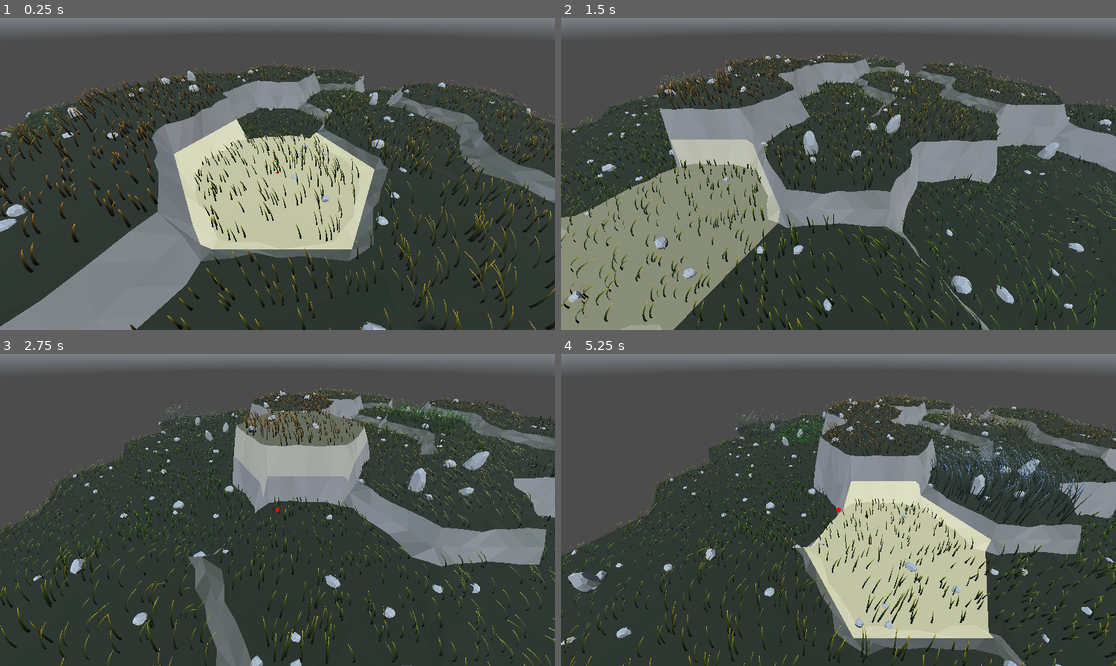
Above: before the commit, frames 1-4 (two rows, left to right).
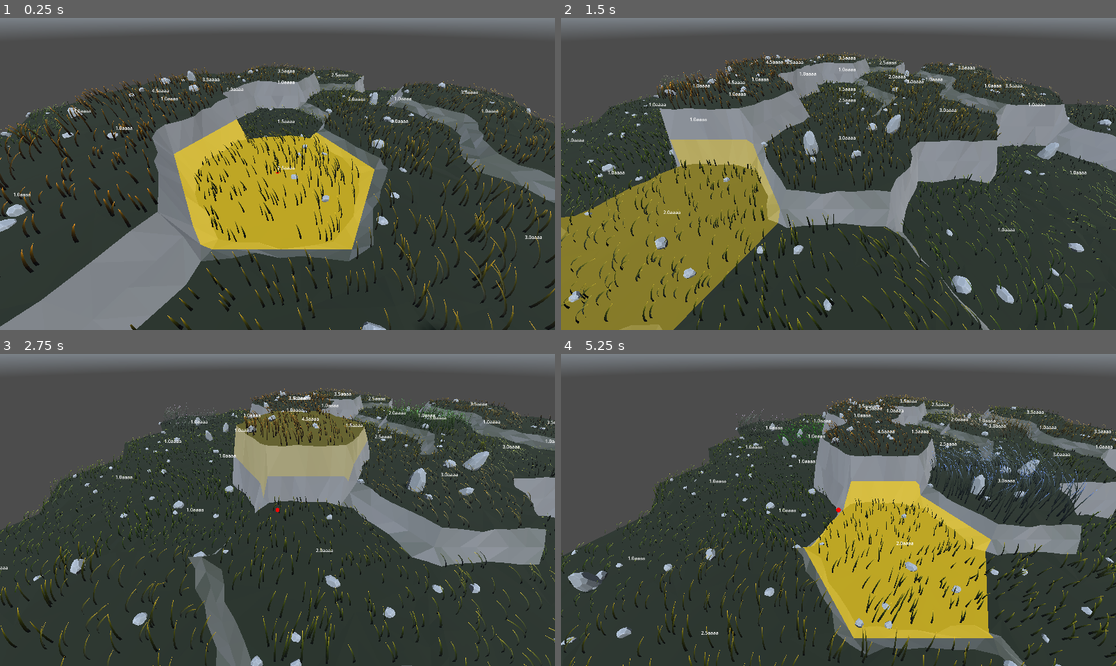
Above: after the commit, the same moments.

Repository: vincentwoelfer/hex
Game: Godot game, scene res://scenes/dev/MapGeneration.tscn
Two runs of this game, one before a commit and one after it. Both use one fixed random seed, a clock stepped at 60 frames per second and the inputs below. A sky picture missing from this copy of the repository is replaced by a grey-blue gradient.
Inputs (mouse positions are in pixels of both pictures, inside the frame that each line leads up to):
- Up to frame 1 (0.25 s): no input
- Up to frame 2 (1.5 s): move the mouse to (960, 158) at 0.52 s; hold S (move_cam_backward) 0.53-1.28 s; move the mouse to (727, 189) at 1.27 s; tap W (move_cam_forward) at 1.35 s
- Up to frame 3 (2.75 s): move the mouse to (333, 441) at 2.02 s; hold A (move_cam_left) from 2.03 s (still down)
- Up to frame 4 (5.25 s): move the mouse to (810, 572) at 2.77 s; release A (move_cam_left) at 2.78 s; tap D (move_cam_right) at 2.85 s; move the mouse to (1005, 556) at 3.52 s; hold Q (rotate_cam_left) 3.53-4.28 s; move the mouse to (672, 463) at 4.27 s; tap E (rotate_cam_right) at 4.35 s; move the mouse to (866, 510) at 5.02 s; hold Mouse wheel down (zoom_cam_backward) from 5.03 s (still down)

The runs differ from the first frame. In frame 1, 11% of the frame differs, in the area x 2-98%, y 16-75%; in frame 2, 16%, in the area x 0-95%, y 12-100%; in frame 3, 4.4%; in frame 4, 12%.

Commit message:
Add 2d floating labels

Diff:
--- a/assets/grass/mat_grass.tres
+++ b/assets/grass/mat_grass.tres
@@ -20,6 +20,4 @@
 shader_parameter/clump_noise = SubResource("NoiseTexture2D_ktsdy")
 shader_parameter/wind_speed = 1.5
 shader_parameter/wind_noise = ExtResource("2_dl7us")
-shader_parameter/base_color = Color(0.0509804, 0.254902, 0.0117647, 1)
-shader_parameter/base_color_dry = Color(0.25, 0.15, 0.01, 1)
 shader_parameter/subsurface_scattering_color = Color(1, 0.75, 0.1, 1)
--- a/assets/shaders/spatial/grass.gdshader
+++ b/assets/shaders/spatial/grass.gdshader
@@ -10,8 +10,8 @@
 uniform sampler2D wind_noise;
 
 group_uniforms GrassColor;
-uniform vec3 base_color : source_color = vec3(0.05,0.2,0.01);
-uniform vec3 base_color_dry : source_color = vec3(0.25,0.15,0.01);
+instance uniform vec3 base_color : source_color = vec3(0.05,0.2,0.01);
+instance uniform vec3 base_color_dry : source_color = vec3(0.25,0.15,0.01);
 
 instance uniform vec3 tip_color : source_color = vec3(0.5,0.5,0.1);
 instance uniform vec3 tip_color_dry : source_color = vec3(0.8,0.4,0.1);
--- a/assets/shaders/spatial/mat_highlight.tres
+++ b/assets/shaders/spatial/mat_highlight.tres
@@ -5,5 +5,5 @@
 [resource]
 render_priority = 0
 shader = ExtResource("1_au8pq")
-shader_parameter/highlight_color = Color(1, 1, 0.827451, 1)
+shader_parameter/highlight_color = Color(0.973238, 0.825123, 0.129592, 1)
 shader_parameter/blink_speed = 4.0
--- a/src/CameraController.gd
+++ b/src/CameraController.gd
@@ -53,12 +53,6 @@
 	return inputDir.normalized()
 
 
-# TODO 3d to 2d
-# This code block is part of a script that inherits from Node3D.
-# `control` is a reference to a node inheriting from Control.
-# control.visible = not get_viewport().get_camera_3d().is_position_behind(global_transform.origin)
-# control.position = get_viewport().get_camera_3d().unproject_position(global_transform.origin)
-
 func raycast_into_world() -> Dictionary:
 	var mouse_pos := get_viewport().get_mouse_position()
 	var ray_origin: Vector3 = self.project_ray_origin(mouse_pos)
@@ -106,10 +100,6 @@
 func check_for_selection() -> void:
 	var hit: Dictionary = self.raycast_into_world()
 	if not hit.is_empty():
-		# var collider: StaticBody3D = hit['collider']
-		# var terrainMesh: MeshInstance3D = collider.get_parent()
-		# terrainMesh.set_instance_shader_parameter("enabled", 1.0)
-
 		EventBus.emit_signal("Signal_SelectionPosition", hit['position'])
 
 
--- a/src/SelectionManager.gd
+++ b/src/SelectionManager.gd
@@ -11,8 +11,10 @@
 func parse_selection_position(pos: Vector3) -> void:
 	var hex_pos_frac: HexPosFrac = HexPos.xyz_to_hexpos_frac(pos)
 	var hex_pos: HexPos = hex_pos_frac.round()
+	var hex_tile: HexTile = MapManager.map.get_hex(hex_pos)
 
-	self.update_selected_hex_tile(MapManager.map.get_hex(hex_pos))
+	if hex_tile.is_valid():
+		self.update_selected_hex_tile(hex_tile)
 
 
 func update_selected_hex_tile(new_selection: HexTile) -> void:
--- a/src/tile/HexGeometry.gd
+++ b/src/tile/HexGeometry.gd
@@ -17,6 +17,8 @@
 var rockObjects: Array[ArrayMesh]
 var grassMultiMesh: MultiMeshInstance3D
 
+var label := Label.new()
+
 class AdjacentHex:
 	var height: int
 	var type: String # unused for now
@@ -51,6 +53,8 @@
 	grassMultiMesh.extra_cull_margin = 1.0
 	add_child(grassMultiMesh, true)
 
+	add_child(label)
+
 
 # Called when the node enters the scene tree for the first time.
 func _ready() -> void:
@@ -76,7 +80,7 @@
 
 func _process(delta: float) -> void:
 	if randf() < 1.0 / 600:
-		var color_start: Color = await grassMultiMesh.get_instance_shader_parameter('tip_color')
+		var color_start: Color = grassMultiMesh.get_instance_shader_parameter('tip_color')
 		var color_end: Color = Colors.randColor()
 
 		var height_start: float = grassMultiMesh.get_instance_shader_parameter('height_mod')
@@ -90,6 +94,16 @@
 		get_tree().create_tween().tween_method(set_shader_value.bind("tip_color"), color_start, color_end, 1.5)
 		get_tree().create_tween().tween_method(set_shader_value.bind("tip_color_dry"), color_start, color_end, 1.5)
 		get_tree().create_tween().tween_method(set_shader_value.bind("height_mod"), height_start, height_end, 1.5)
+
+	### TODO LABEL
+	#var pos_3d_local: Vector3 = Vector3(0, height * HexConst.height + 0.5, 0)
+	#var pos_3d_global: Vector3 = global_transform * pos_3d_local
+	var pos_3d_global: Vector3 = global_position + Vector3(0.0, 0.5, 0.0)
+
+	#label.push_color(Color.RED)
+	label.text = str(pos_3d_global.y) + str('aaaa')
+	label.position = get_viewport().get_camera_3d().unproject_position(pos_3d_global)
+	label.visible = not get_viewport().get_camera_3d().is_position_behind(pos_3d_global)
 
 
 # tween value automatically gets passed into this function
--- a/src/tile/HexTile.gd
+++ b/src/tile/HexTile.gd
@@ -26,6 +26,8 @@
     self.shade = randf()
     self.nutrition = randf()
 
+func is_valid() -> bool:
+    return hexpos != null
 
 func calculate_shadow(sun_intensity: float) -> float:
     return sun_intensity * shade
